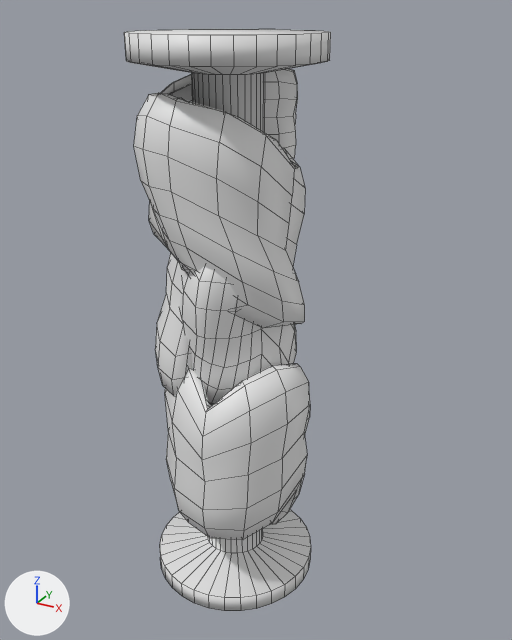
The Blender file assets/Models/tapeMeasureSpool-Wrapped.blend as it was, and as the next commit left it.
Camera for both pictures: a 50 mm lens placed at (0.684, -1.142, 1.154), pointed at (0.047, 0.016, 0.575). The lights are fixed; the arrows at lower left show +X, +Y and +Z. Mesh edges are drawn as thin lines.

Before the edit, the objects in view are built like this:
```python
me_cylinder = bpy.data.meshes.new('Cylinder')
me_cylinder.from_pydata(...)  # 1020 vertices, 974 faces; spans x -0.178..0.178, y -0.193..0.178, z -0.036..1.117
me_cylinder.polygons.foreach_set('use_smooth', [True] * 974)
ob_cylinder = bpy.data.objects.new('Cylinder', me_cylinder)
ob_cylinder.location = (0.0, 0.0, 0.0)
```
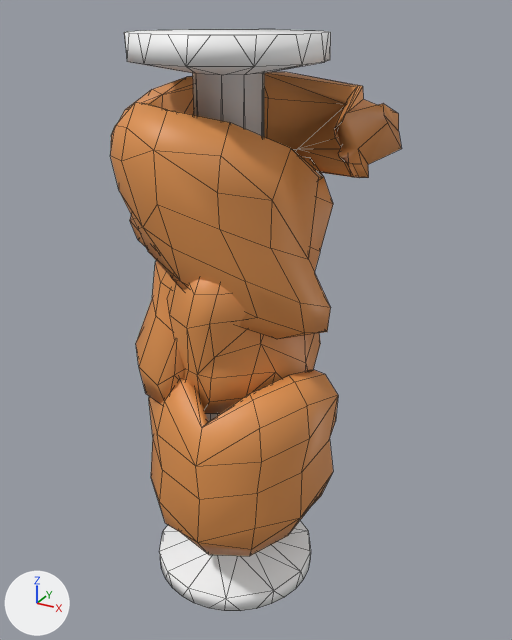
Where the change shows, as pixel boxes [x1, y1, x2, y2] in the pictures (512 x 640 px; the box of a moved part takes in the faces that stretch with it):
'Cylinder', reshaped (40% wider)
    before: [124, 29, 331, 611]
    after: [111, 29, 401, 611]
part 1 of me_cylinder, rebuilt (64% wider)
    before: [134, 69, 310, 540]
    after: [111, 72, 401, 556]
part 2 of me_cylinder, moved or reshaped
    both: [124, 32, 331, 611]
part 3 of me_cylinder, recoloured
    both: [124, 29, 330, 35]

The change, as a diff of the scene's bpy script:
```diff
--- a/assets/Models/tapeMeasureSpool-Wrapped.blend.py
+++ b/assets/Models/tapeMeasureSpool-Wrapped.blend.py
@@ img_tapemeasure_png @@
+img_tapemeasure_png = load_image('tapemeasure.png', '../Textures/tapemeasure.png', 640, 480, 'sRGB')
@@ mat_tapemeasure_png @@
+mat_tapemeasure_png = principled_material('tapemeasure.png')
+mat_tapemeasure_png.texture = img_tapemeasure_png
@@ me_cylinder @@
 # used by ob_cylinder; location = (0.0, 0.0, 0.0)
-me_cylinder.from_pydata(...)  # 1020 vertices, 974 faces; spans x -0.178..0.178, y -0.193..0.178, z -0.036..1.117
+me_cylinder.from_pydata(...)  # 552 vertices, 694 faces; spans x -0.238..0.285, y -0.23..0.2, z -0.036..1.117
+# me_cylinder part 1: the loose piece of 828 vertices spanning x -0.148..0.174, y -0.193..0.119, z 0.014..1.059 is rebuilt with 444 vertices and now spans x -0.238..0.285, y -0.23..0.2, z -0.004..1.041, in mat_tapemeasure_png (picture img_tapemeasure_png)
+# me_cylinder part 2
+# 128 vertices are removed from x -0.178..0.178, y -0.178..0.178, z 0.001..1.072
+# 160 faces are deleted
+# 44 vertices are added at x -0.178..0.178, y -0.178..0.177, z 0.001..1.072
+# 120 new faces join them
+# me_cylinder part 3: 2 faces spanning x -0.178..0.178, y -0.178..0.178, z -0.036..1.117 switch from no material to mat_tapemeasure_png (picture img_tapemeasure_png)
```
